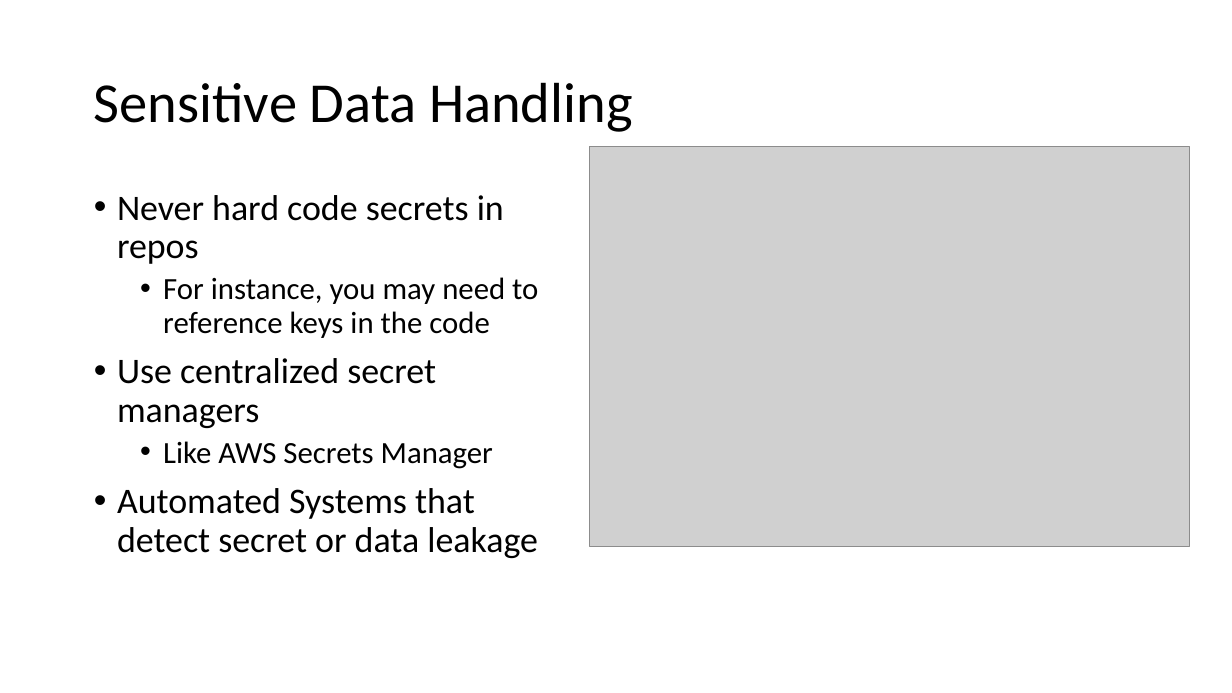
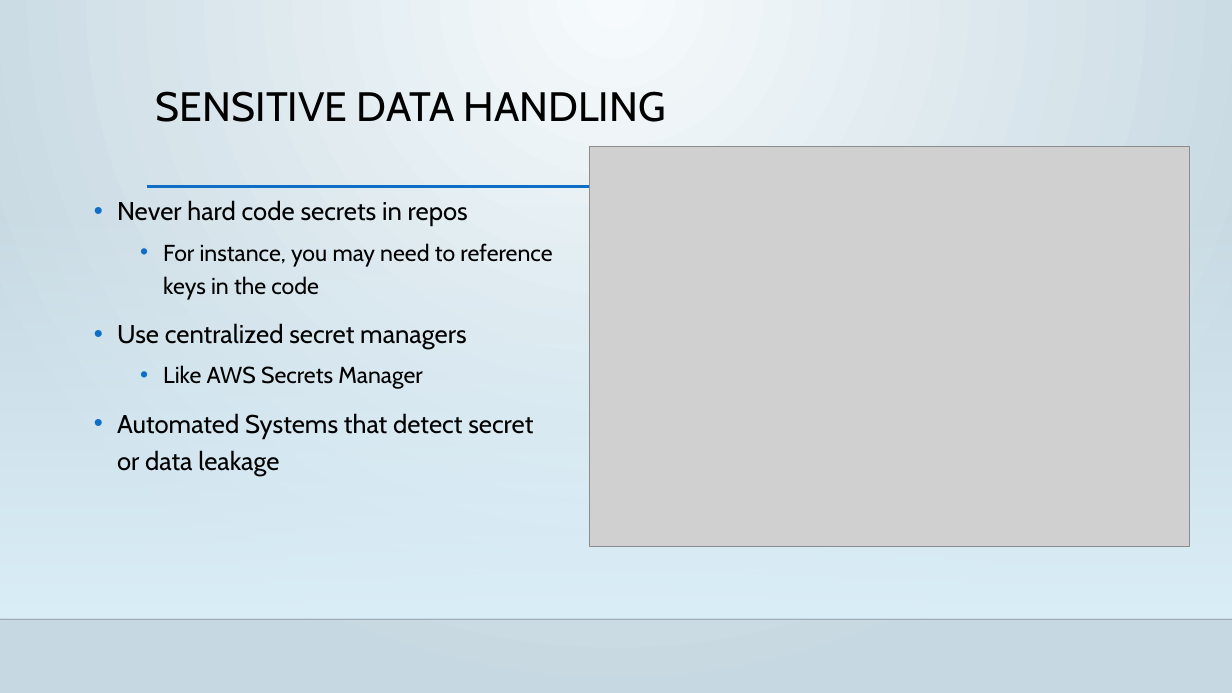
Before and after one commit to D-Faison/csd-380, a slide deck: slide 6 of module-11/Faison_11_SecuirtyControls.pptx. Drawn at 1232x693 pixels with LibreOffice and Linux fonts; fonts in the diff are those of the drawing; grey boxes stand for pictures; background and template pictures are left out. Boxes give left, top, right and bottom in pixels: in the first picture for what was removed or moved away, otherwise in the second. Text is boxed around its words. In the diff, an @@ line names an element or a change of style, - is before the commit and + after.

```diff
--- a/module-11/Faison_11_SecuirtyControls.pptx
+++ b/module-11/Faison_11_SecuirtyControls.pptx
@@ background #FFFFFF to gradient #F6FBFD to #C7D9E2 @@
@@ title "SENSITIVE DATA HANDLING" at (156, 91, 666, 122): vertical alignment middle to top @@
@@ title at (156, 91, 666, 122): text changed; size 44 to 32 pt; font Calibri to Cabin @@
-Sensitive Data Handling
+SENSITIVE DATA HANDLING
@@ rectangle added at (0, 204, 1232, 619), fill gradient #DBEFF9 @@
@@ text "Never hard code secrets in ..." at (117, 200, 552, 475): size 28 to 20 pt in "Never hard code secrets in repos", "Use centralized secret managers", "Automated Systems that detect secret or data ..."; font Calibri to Cabin; size 24 to 18 pt in "For instance, you may need to reference ...", "Like AWS Secrets Manager"; line spacing 0.9 to 1.2 @@
@@ line added from (147, 187) to (1118, 187), #0F6FC6 2.5 pt @@
@@ line added from (0, 619) to (1232, 619), #000001 1 pt @@
```
Also in this commit, not shown: 8 other slides changed.
